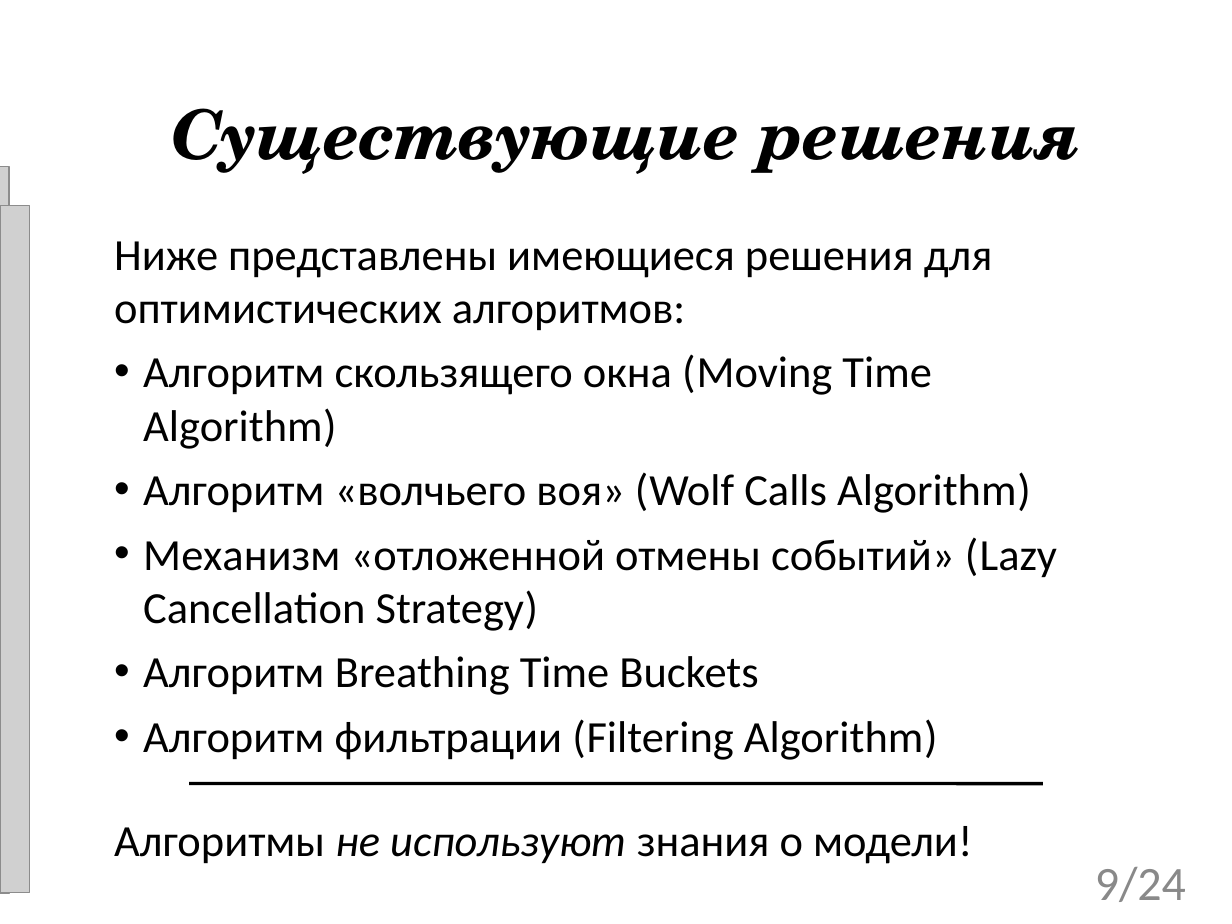
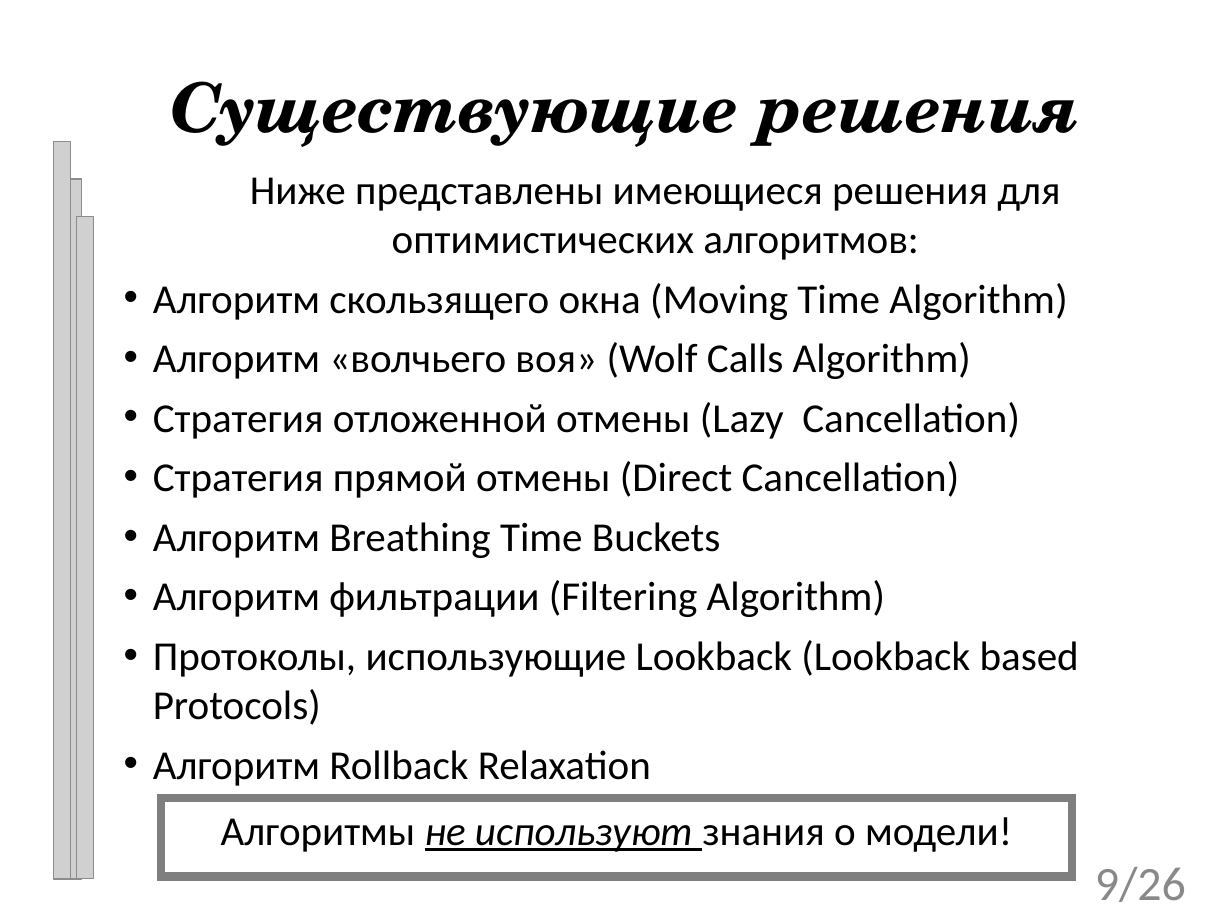
Before and after one commit to tom-trix/SynchAlgorithms, a slide deck: slide 9 of text/Mitrakov.ppt. Drawn at 1232x924 pixels with LibreOffice and Linux fonts; fonts in the diff are those of the drawing; grey boxes stand for pictures; background and template pictures are left out. Boxes give left, top, right and bottom in pixels: in the first picture for what was removed or moved away, otherwise in the second. Text is boxed around its words. In the diff, an @@ line names an element or a change of style, - is before the commit and + after.

```diff
--- a/text/Mitrakov.ppt
+++ b/text/Mitrakov.ppt
@@ title "Существующие решения": place and size @@
-title "Существующие решения" at bbox=[171, 108, 1082, 174]
+title "Существующие решения" at bbox=[170, 81, 1081, 147]
@@ picture added at bbox=[53, 142, 70, 878] @@
@@ picture: place and size @@
-picture at bbox=[0, 166, 9, 893]
+picture at bbox=[64, 179, 81, 878]
@@ subtitle "Ниже представлены имеющиеся решения для ...": place and size @@
-subtitle "Ниже представлены имеющиеся решения для ..." at bbox=[114, 241, 1057, 864]
+subtitle "Ниже представлены имеющиеся решения для ..." at bbox=[153, 177, 1079, 786]
@@ subtitle at bbox=[153, 177, 1067, 617]: size 26 to 24 pt in "Ниже представлены имеющиеся решения для оптимистических алго ...", "Алгоритм скользящего окна (Moving Time Algorithm)", "Алгоритм «волчьего воя» (Wolf Calls Algorithm)", "Алгоритм Breathing Time Buckets" and 1 more places; alignment left to centre @@
@@ picture: place and size @@
-picture at bbox=[0, 206, 30, 893]
+picture at bbox=[76, 216, 94, 877]
@@ subtitle at bbox=[153, 402, 1020, 498]: text changed; size 26 to 24 pt @@
-• Механизм «отложенной отмены событий» (Lazy Cancellation Strategy)
+• Стратегия отложенной отмены (Lazy Cancellation)
+• Стратегия прямой отмены (Direct Cancellation)
@@ subtitle at bbox=[153, 640, 1079, 786]: text changed; size 26 to 24 pt @@
-Алгоритмы не используют знания о модели!
+• Протоколы, использующие Lookback (Lookback based Protocols)
+• Алгоритм Rollback Relaxation
@@ rectangle added at bbox=[161, 798, 1073, 877], outline #7F7F7F 4.99 pt, 24 pt, text #000000 @@
+Алгоритмы не используют знания о модели!
@@ line removed from (188, 784) to (1044, 784) @@
@@ page number at bbox=[1095, 867, 1186, 902]: text changed @@
-9/24
+9/26
```
Also in this commit, not shown: 17 other slides changed, 8 slides added, 7 slides removed, 1 other file.
